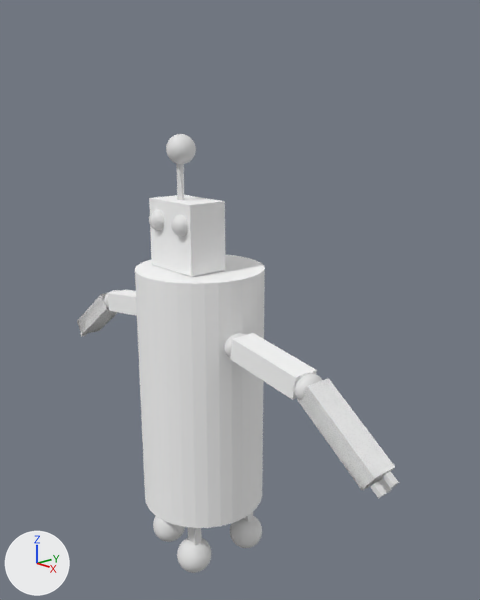
Before and after pictures for a commit that changed the Blender file Robo_old.blend.
Camera for both pictures: a 50 mm lens placed at (8.03, -6.13, 5.62), pointed at (0.34, 0.49, 2.69). The axes (+X, +Y, +Z) are drawn at lower left. The lights are the same throughout.

In view in the first picture: 'Antenne', 'AugeLinks', 'AugeRechts', 'Cube.002', 'Cube.006', 'Cube.007', 'Kopf', 'OberArmRechts', 'OberArmRechts.001', 'Sphere.002', 'Sphere.004', 'Sphere.005', 'Sphere.006', 'Sphere.008', 'Torso', 'UnterArmRechts', 'UnterArmRechts.001'.
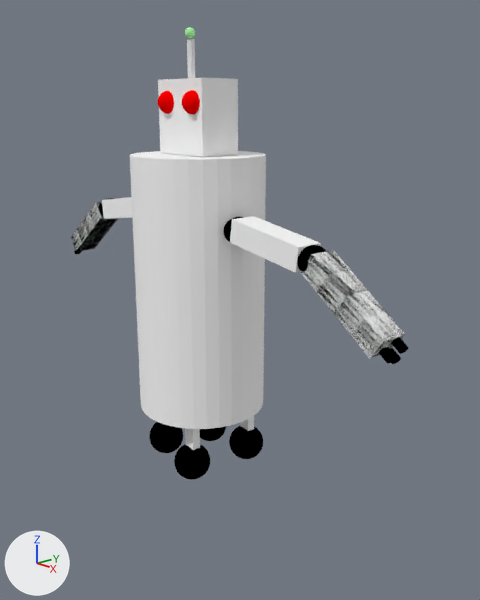
Pixel boxes (x1, y1, x2, y2) of what changed, in the pictures (480 x 600 px):
'Torso', moved
    before: (135, 255, 265, 528)
    after: (130, 151, 266, 429)
'Kopf', moved
    before: (149, 195, 225, 277)
    after: (158, 78, 238, 157)
'UnterArmRechts.001', moved, modifiers changed
    before: (299, 378, 395, 490)
    after: (301, 250, 405, 358)
'OberArmRechts.001', moved, modifiers changed
    before: (230, 333, 317, 400)
    after: (230, 216, 321, 273)
'Cube.002', recoloured, moved, modifiers changed
    before: (297, 380, 394, 494)
    after: (300, 250, 405, 364)
'Sphere.008', recoloured, moved
    before: (177, 538, 211, 573)
    after: (174, 444, 210, 479)
'Sphere.006', recoloured, moved
    before: (230, 516, 262, 548)
    after: (229, 426, 263, 459)
'Sphere.005', recoloured, moved
    before: (153, 516, 185, 542)
    after: (149, 422, 183, 453)
'OberArmRechts', moved
    before: (107, 290, 137, 316)
    after: (102, 197, 132, 219)
'UnterArmRechts', moved
    before: (77, 293, 118, 334)
    after: (72, 202, 117, 251)
'Cube.003', moved
    before: (78, 294, 117, 337)
    after: (71, 202, 118, 254)
'Antenne', recoloured, moved, rescaled (65% narrower, 61% shorter)
    before: (166, 134, 196, 164)
    after: (185, 27, 195, 38)
'Sphere.004', recoloured, moved
    before: (294, 373, 322, 400)
    after: (297, 245, 326, 271)
'AugeLinks', recoloured, moved
    before: (171, 215, 188, 237)
    after: (182, 90, 200, 114)
'Cube.001', moved
    before: (177, 164, 184, 200)
    after: (187, 39, 195, 78)
'AugeRechts', recoloured, moved
    before: (149, 210, 164, 231)
    after: (158, 91, 174, 114)
'Fuss1', moved
    before: (188, 527, 202, 546)
    after: (185, 428, 200, 450)
'Cube.007', recoloured, moved
    before: (371, 481, 387, 498)
    after: (379, 347, 396, 364)
'Cube.006', recoloured, moved
    before: (383, 471, 399, 488)
    after: (391, 337, 408, 354)
'Sphere.002', recoloured, moved
    before: (224, 333, 245, 358)
    after: (224, 217, 244, 242)
'Sphere.007', moved (not visible before)
    after: (200, 426, 226, 441)
'Fuss3', moved
    before: (244, 512, 253, 522)
    after: (240, 416, 254, 431)
'Sphere', moved
    before: (104, 290, 120, 308)
    after: (99, 198, 115, 219)

The change, as a list of edits to the scene's bpy script:
```text
Add mat_black:
    mat_black = diffuse_material('Black')
    mat_black.base_color = (0.0, 0.0, 0.0)  # black #000000
Add mat_redeyes:
    mat_redeyes = diffuse_material('RedEyes')
    mat_redeyes.base_color = (1.0, 0.0, 0.0)  # red #ff0000
Add mat_bippus:
    mat_bippus = diffuse_material('Bippus')
    mat_bippus.base_color = (0.439, 1.0, 0.4)  # green #b1ffaa
Change me_sphere:
    where me_sphere.from_pydata(...)  # 994 vertices, 1024 faces; spans x -1.0..1.0, y -1.0..1.0, z -1.0..1.0
    add me_sphere.materials.append(mat_bippus)  # green #b1ffaa
Change me_sphere_012:
    where me_sphere_012.from_pydata(...)  # 994 vertices, 1024 faces; spans x -1.0..1.0, y -1.0..1.0, z -1.0..1.0
    add me_sphere_012.materials.append(mat_redeyes)  # red #ff0000
Change me_sphere_011:
    where me_sphere_011.from_pydata(...)  # 994 vertices, 1024 faces; spans x -1.0..1.0, y -1.0..1.0, z -1.0..1.0
    add me_sphere_011.materials.append(mat_redeyes)  # red #ff0000
Change me_sphere_003:
    where me_sphere_003.from_pydata(...)  # 994 vertices, 1024 faces; spans x -1.0..1.0, y -1.0..1.0, z -1.0..1.0
    add me_sphere_003.materials.append(mat_black)  # black #000000
Change me_cube_011:
    where me_cube_011.from_pydata(...)  # 8 vertices, 6 faces; spans x -1.0..1.0, y -1.0..1.0, z -1.0..1.0
    add me_cube_011.materials.append(mat_black)  # black #000000
Change me_sphere_005:
    where me_sphere_005.from_pydata(...)  # 994 vertices, 1024 faces; spans x -1.0..1.0, y -1.0..1.0, z -1.0..1.0
    add me_sphere_005.materials.append(mat_black)  # black #000000
Change me_sphere_007:
    where me_sphere_007.from_pydata(...)  # 994 vertices, 1024 faces; spans x -1.0..1.0, y -1.0..1.0, z -1.0..1.0
    add me_sphere_007.materials.append(mat_black)  # black #000000
Change me_sphere_004:
    where me_sphere_004.from_pydata(...)  # 994 vertices, 1024 faces; spans x -1.0..1.0, y -1.0..1.0, z -1.0..1.0
    add me_sphere_004.materials.append(mat_black)  # black #000000
Change ob_torso:
    ob_torso.location: (0.01, -0.04, 1.27) -> (0.01, -0.04, 2.98)
Change ob_kopf:
    ob_kopf.location: (-0.0712, -0.213, 3.78) -> (0.04, -0.0573, 3.78)
Change ob_antenne:
    ob_antenne.location: (-0.0873, -0.278, 5.039) -> (-0.0873, -0.311, 4.914)
    ob_antenne.scale: (0.216, 0.216, 0.216) -> (0.0718, 0.0718, 0.0718)
Change ob_oberarmrechts_001:
    add _m = ob_oberarmrechts_001.modifiers.new('Subsurf', 'SUBSURF')
    add _m.subdivision_type = 'SIMPLE'
Change ob_unterarmrechts_001:
    add _m = ob_unterarmrechts_001.modifiers.new('Subsurf', 'SUBSURF')
    add _m.subdivision_type = 'SIMPLE'
```
